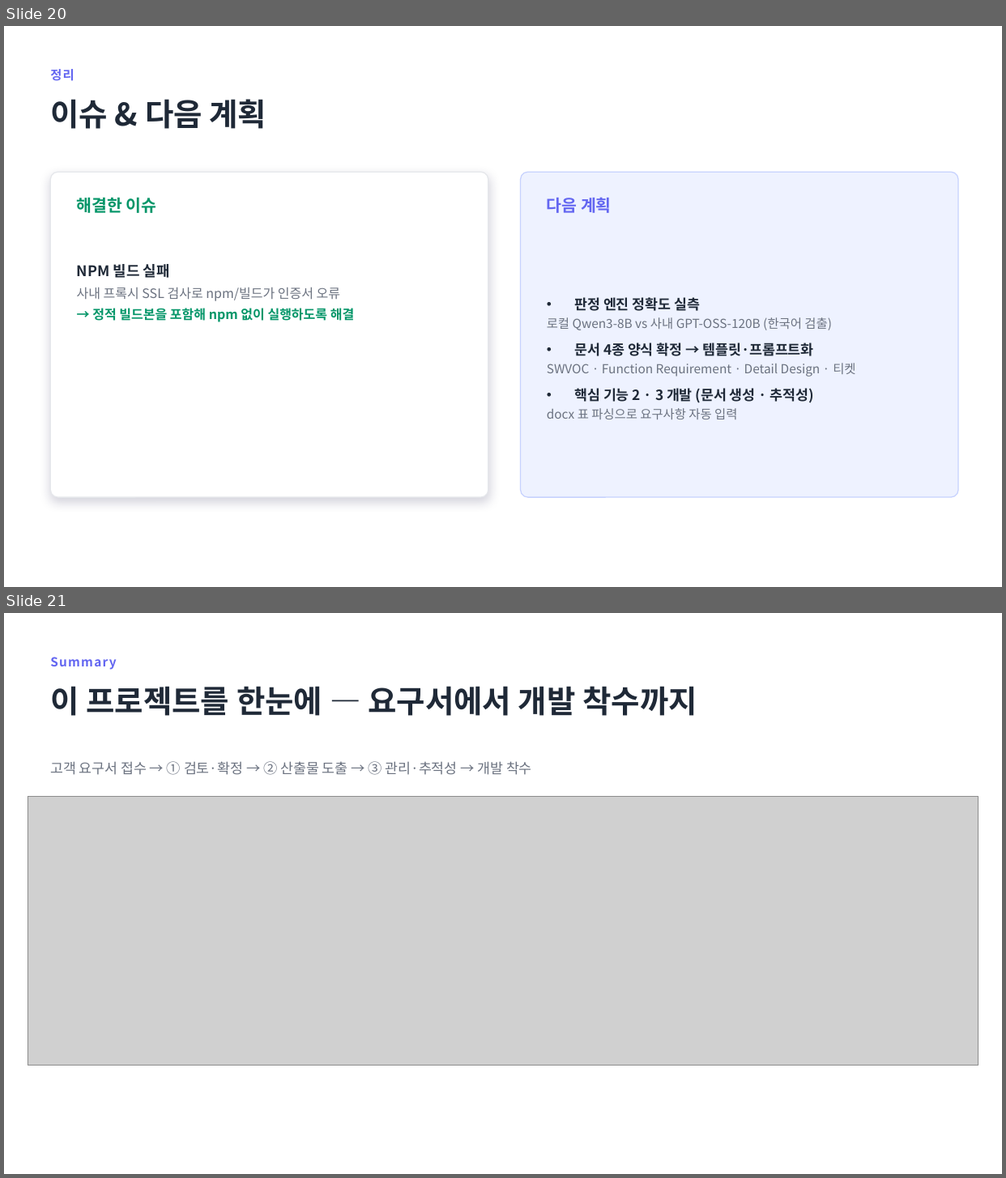
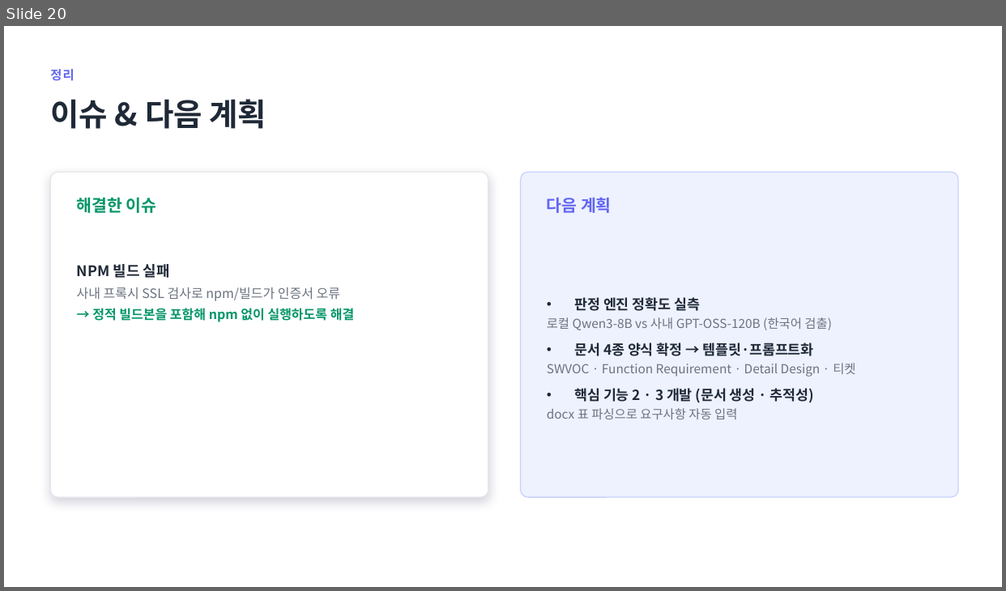
Before and after one commit to jihunhan98/semes-superrookie, a slide deck: docs/진행공유_요구사항자동화.pptx. Shown one above the other, each under a label of ours: slides 20 and 21 before the commit, slide 20 after it. The pictures are 1006x1178 and 1006x591 pixels, drawn with LibreOffice and Linux fonts; fonts in the diff are those of the drawing; grey boxes stand for pictures. Boxes give left, top, right and bottom in pixels: in the first picture for what was removed or moved away, otherwise in the second. Text is boxed around its words. In the diff, an @@ line names an element or a change of style, - is before the commit and + after.

```diff
--- a/docs/진행공유_요구사항자동화.pptx
+++ b/docs/진행공유_요구사항자동화.pptx
@@ slide 21 removed at [4, 613, 1002, 1174], background #FFFFFF @@
@@ text removed at [50, 657, 116, 670] @@
-Summary
@@ text removed at [50, 686, 698, 716] @@
-이 프로젝트를 한눈에 — 요구서에서 개발 착수까지
@@ text removed at [50, 761, 532, 775] @@
-고객 요구서 접수 → ① 검토·확정 → ② 산출물 도출 → ③ 관리·추적성 → 개발 착수
@@ picture removed at [28, 796, 978, 1066] @@
```
Also in this commit, not shown: 1 slide added, 1 other file.
